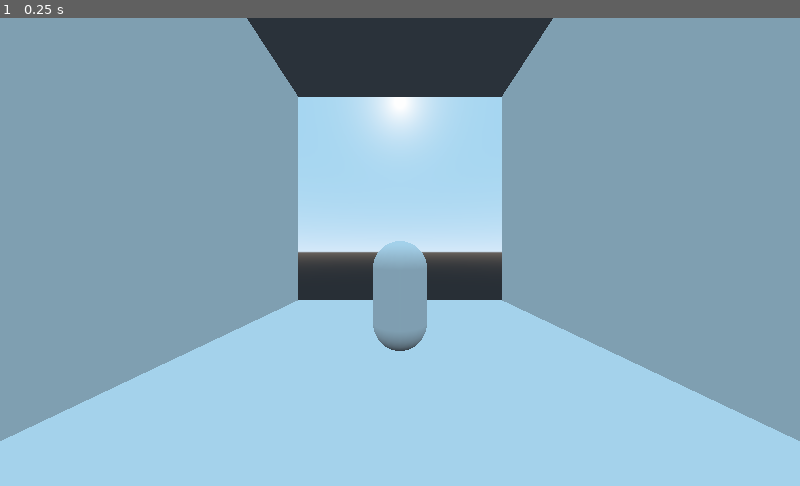
Above: before the commit, frame 1.
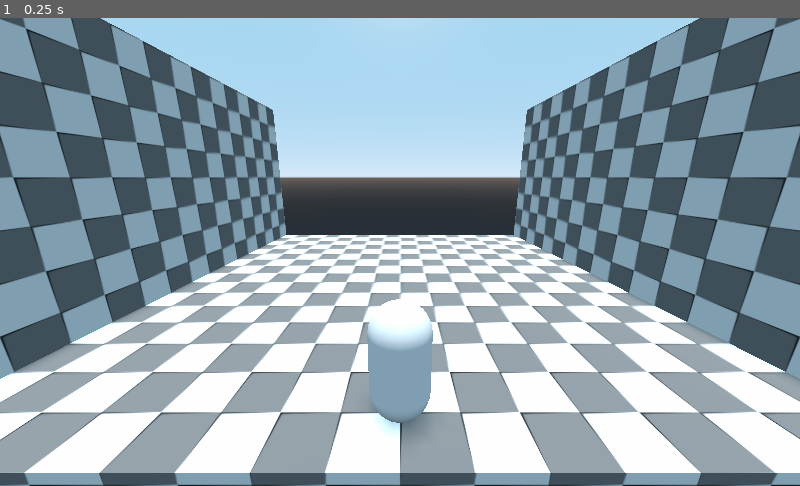
Above: after the commit, the same moment.

Repository: hellocld/bgsjam-xviii
Game: Godot game, scene res://Scratch/TestHallway/TestHallway.tscn
Two runs of this game, one before a commit and one after it. Both use one fixed random seed, a clock stepped at 60 frames per second and the inputs below. The project has no main scene, so this scene is started directly.
Inputs:
- Up to frame 1 (0.25 s): no input

The runs differ from the first frame. In frame 1, 78% of the frame differs, in the area x 0-100%, y 0-100%.

Commit message:
Debug tex, player movement and hall tweaks

Diff:
--- a/Scratch/TestHallway/TestHallway.tscn
+++ b/Scratch/TestHallway/TestHallway.tscn
@@ -1,38 +1,44 @@
-[gd_scene load_steps=2 format=2]
+[gd_scene load_steps=4 format=2]
 
 [ext_resource path="res://Scenes/Creatures/Player/Player.tscn" type="PackedScene" id=1]
+[ext_resource path="res://Textures/AAA_Util/checker.svg" type="Texture" id=2]
+
+[sub_resource type="SpatialMaterial" id=1]
+albedo_texture = ExtResource( 2 )
+uv1_triplanar = true
 
 [node name="TestHallway" type="Spatial"]
 
 [node name="CSGCombiner" type="CSGCombiner" parent="."]
+transform = Transform( 1, 0, 0, 0, 1, 0, 0, 0, 1, 0, 0, 0.5 )
+material_override = SubResource( 1 )
 use_collision = true
 
 [node name="Floor" type="CSGBox" parent="CSGCombiner"]
-width = 4.0
+transform = Transform( 1, 0, 0, 0, 1, 0, 0, 0, 1, 0, 0, -3 )
+width = 8.0
 height = 0.2
-depth = 4.0
-
-[node name="Ceil" type="CSGBox" parent="CSGCombiner"]
-transform = Transform( 1, 0, 0, 0, 1, 0, 0, 0, 1, 0, 4, 0 )
-width = 4.0
-height = 0.2
-depth = 4.0
+depth = 8.0
 
 [node name="Wall" type="CSGBox" parent="CSGCombiner"]
-transform = Transform( 1, 0, 0, 0, 1, 0, 0, 0, 1, 2, 2, 0 )
+transform = Transform( 1, 0, 0, 0, 1, 0, 0, 0, 1, 4, 2, -3 )
 width = 0.2
 height = 4.0
-depth = 4.0
+depth = 8.0
 
 [node name="Wall2" type="CSGBox" parent="CSGCombiner"]
-transform = Transform( 1, 0, 0, 0, 1, 0, 0, 0, 1, -2, 2, 0 )
+transform = Transform( 1, 0, 0, 0, 1, 0, 0, 0, 1, -4, 2, -3 )
 width = 0.2
 height = 4.0
-depth = 4.0
+depth = 8.0
 
 [node name="Camera" type="Camera" parent="."]
-transform = Transform( 1, 0, 0, 0, 1, 0, 0, 0, 1, 0, 1, 2 )
-fov = 95.0
+transform = Transform( 1, 0, 0, 0, 0.965926, 0.258819, 0, -0.258819, 0.965926, 0, 2, 2.90885 )
+fov = 80.0
 
 [node name="Player" parent="." instance=ExtResource( 1 )]
-transform = Transform( 1, 0, 0, 0, 1, 0, 0, 0, 1, 0, 1, 0 )
+transform = Transform( 1, 0, 0, 0, 1, 0, 0, 0, 1, 0, 1, 1 )
+
+[node name="DirectionalLight" type="DirectionalLight" parent="."]
+transform = Transform( -1, -2.31402e-08, 8.63605e-08, 8.63605e-08, -2.98023e-08, 1, -2.31402e-08, 1, 2.98023e-08, 0, 2, 0 )
+shadow_enabled = true
--- /dev/null
+++ b/Textures/AAA_Util/checker.svg
@@ -0,0 +1,92 @@
+<?xml version="1.0" encoding="UTF-8" standalone="no"?>
+<!-- Created with Inkscape (http://www.inkscape.org/) -->
+
+<svg
+   width="512"
+   height="512"
+   viewBox="0 0 135.46666 135.46667"
+   version="1.1"
+   id="svg5"
+   inkscape:version="1.1.2 (0a00cf5339, 2022-02-04, custom)"
+   sodipodi:docname="checker.svg"
+   xmlns:inkscape="http://www.inkscape.org/namespaces/inkscape"
+   xmlns:sodipodi="http://sodipodi.sourceforge.net/DTD/sodipodi-0.dtd"
+   xmlns="http://www.w3.org/2000/svg"
+   xmlns:svg="http://www.w3.org/2000/svg">
+  <sodipodi:namedview
+     id="namedview7"
+     pagecolor="#505050"
+     bordercolor="#ffffff"
+     borderopacity="1"
+     inkscape:pageshadow="0"
+     inkscape:pageopacity="0"
+     inkscape:pagecheckerboard="1"
+     inkscape:document-units="px"
+     showgrid="false"
+     units="px"
+     inkscape:snap-page="true"
+     inkscape:zoom="1.2953002"
+     inkscape:cx="322.70511"
+     inkscape:cy="308.80872"
+     inkscape:window-width="1920"
+     inkscape:window-height="1035"
+     inkscape:window-x="0"
+     inkscape:window-y="0"
+     inkscape:window-maximized="1"
+     inkscape:current-layer="layer1" />
+  <defs
+     id="defs2" />
+  <g
+     inkscape:label="Layer 1"
+     inkscape:groupmode="layer"
+     id="layer1">
+    <rect
+       style="fill:#808080;fill-rule:evenodd;stroke-width:0.134996"
+       id="rect1295-3-6"
+       width="67.73333"
+       height="67.73333"
+       x="67.73333"
+       y="2.4868996e-14" />
+    <rect
+       style="fill:#ffffff;fill-rule:evenodd;stroke-width:0.134996"
+       id="rect1295"
+       width="67.73333"
+       height="67.73333"
+       x="2.5979219e-14"
+       y="2.3536728e-14" />
+    <path
+       id="rect1295-3"
+       style="fill:#000000;fill-rule:evenodd;stroke-width:0.134996;opacity:0.75"
+       d="M 0,0 H 67.73333 L 2.6458333,2.6458333 0,67.73333 Z"
+       sodipodi:nodetypes="ccccc" />
+    <path
+       id="rect1295-3-5"
+       style="opacity:0.75;fill:#000000;fill-rule:evenodd;stroke-width:0.134996"
+       d="m 67.73333,0 h 67.73333 L 70.379163,2.645833 67.73333,67.73333 Z"
+       sodipodi:nodetypes="ccccc" />
+    <rect
+       style="fill:#ffffff;fill-rule:evenodd;stroke-width:0.134996"
+       id="rect1295-2"
+       width="67.73333"
+       height="67.73333"
+       x="67.73333"
+       y="67.73333" />
+    <path
+       id="rect1295-3-9"
+       style="opacity:0.75;fill:#000000;fill-rule:evenodd;stroke-width:0.134996"
+       d="m 67.73333,67.73333 h 67.73333 L 70.379163,70.379163 67.73333,135.46666 Z"
+       sodipodi:nodetypes="ccccc" />
+    <rect
+       style="fill:#808080;fill-rule:evenodd;stroke-width:0.134996;opacity:1"
+       id="rect1295-3-6-6"
+       width="67.73333"
+       height="67.73333"
+       x="-9.3103029e-07"
+       y="67.73333" />
+    <path
+       id="rect1295-3-5-1"
+       style="opacity:0.75;fill:#000000;fill-rule:evenodd;stroke-width:0.134996"
+       d="M -2.2705079e-7,67.73333 H 67.73333 L 2.6458298,70.379163 -2.2705079e-7,135.46666 Z"
+       sodipodi:nodetypes="ccccc" />
+  </g>
+</svg>
Not shown, added: Textures/AAA_Util/checker.svg.import
